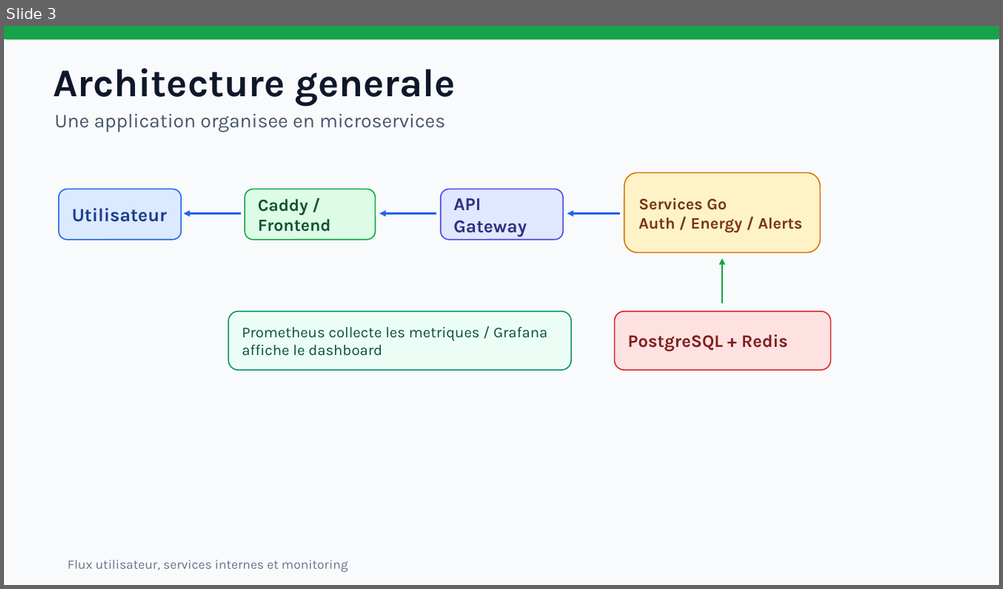
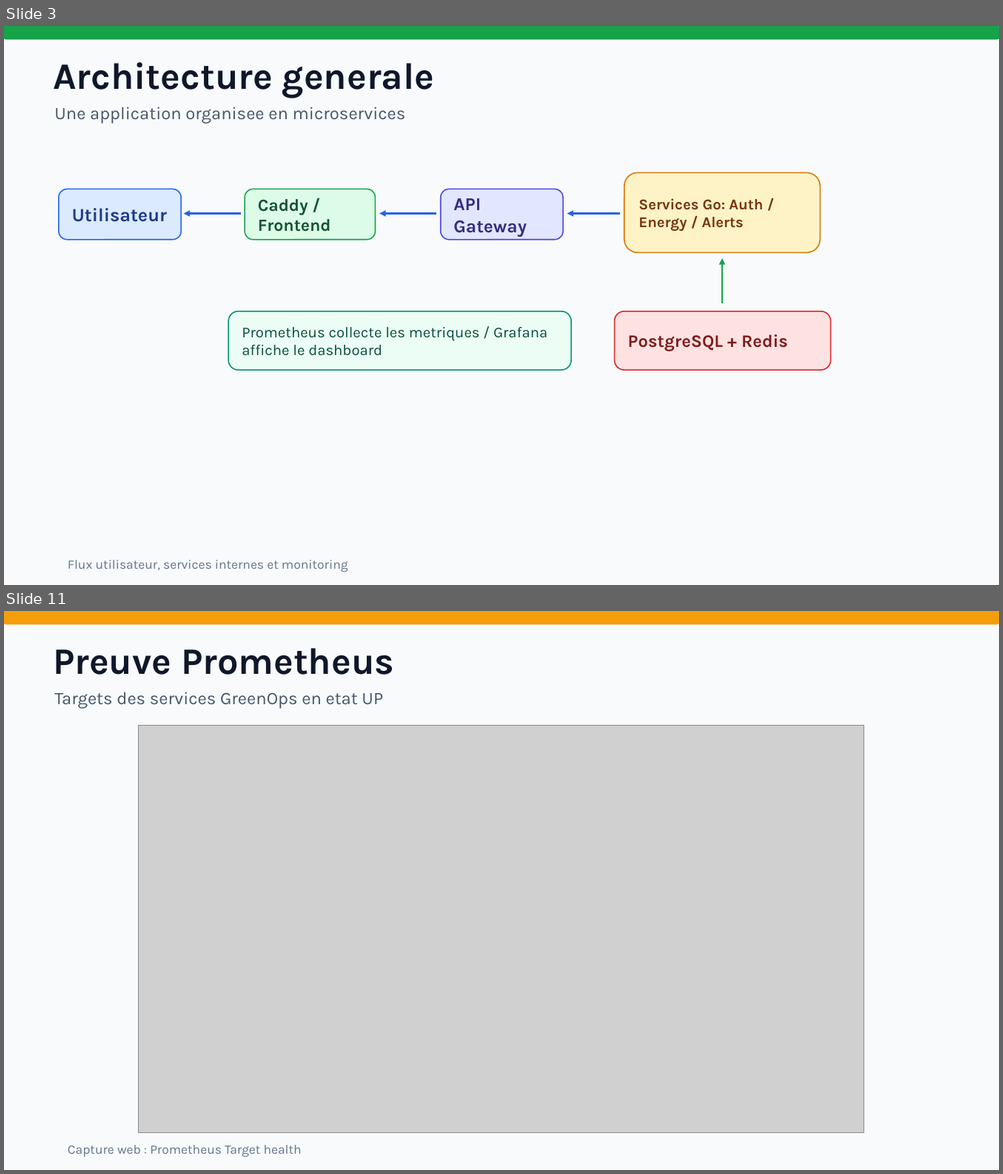
Before and after one commit to montchonabil-collab/greenops-platform, a slide deck: docs/greenops-platform-presentation.pptx. Shown one above the other, each under a label of ours: slide 3 before the commit, slides 3 and 11 after it; the slides between them are not shown. The pictures are 1003x589 and 1003x1174 pixels, drawn with LibreOffice and Linux fonts; fonts in the diff are those of the drawing; grey boxes stand for pictures. Boxes give left, top, right and bottom in pixels: in the first picture for what was removed or moved away, otherwise in the second. Text is boxed around its words. In the diff, an @@ line names an element or a change of style, - is before the commit and + after.

Commit message:
Add proof screenshots to presentation

```diff
--- a/docs/greenops-platform-presentation.pptx
+++ b/docs/greenops-platform-presentation.pptx
@@ slide 11 added at (4, 611, 999, 1170), background #F8FAFC @@
@@ rounded rectangle added at (4, 611, 999, 624), fill #F59E0B, outline #F59E0B 1.1 pt @@
@@ text added at (53, 648, 394, 675), 36 pt, text #0F172A, bold @@
+Preuve Prometheus
@@ text added at (54, 692, 383, 709), 17 pt, text #475569 @@
+Targets des services GreenOps en etat UP
@@ picture added at (138, 725, 864, 1133) @@
@@ text added at (68, 1145, 301, 1157), 12.5 pt, text #64748B @@
+Capture web : Prometheus Target health
@@ slide 3 changed as well @@
@@ text "Architecture generale": place and size @@
-text "Architecture generale" at (53, 68, 455, 105)
+text "Architecture generale" at (53, 62, 434, 99)
@@ text "Architecture generale" at (53, 62, 434, 99): size 38 to 36 pt @@
@@ text "Une application organisee en microservices": place and size @@
-text "Une application organisee en microservices" at (54, 113, 445, 133)
+text "Une application organisee en microservices" at (54, 107, 406, 124)
@@ text "Une application organisee en microservices" at (54, 107, 406, 124): size 19 to 17 pt @@
@@ text in rounded rectangle at (638, 198, 762, 231): text changed; size 15.5 to 14.5 pt @@
-Services Go
-Auth / Energy / Alerts
+Services Go: Auth / Energy / Alerts
```
Also in this commit, not shown: 8 other slides changed, 6 other slides added, 1 slide removed, 7 other files.
